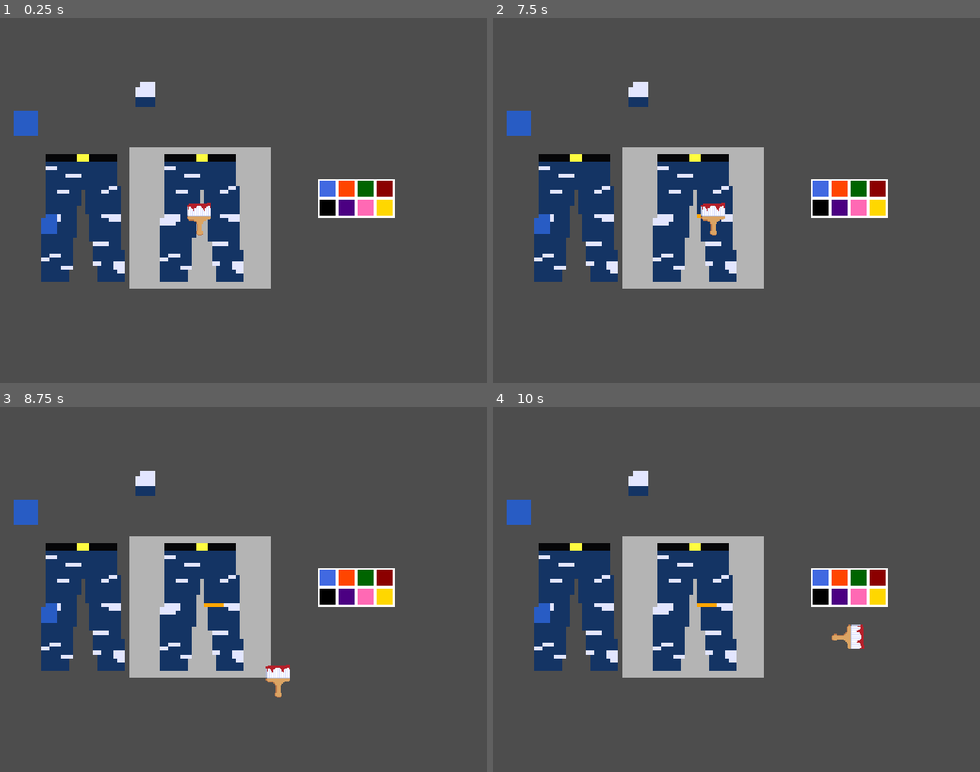
Above: before the commit, frames 1-4 (two rows, left to right).
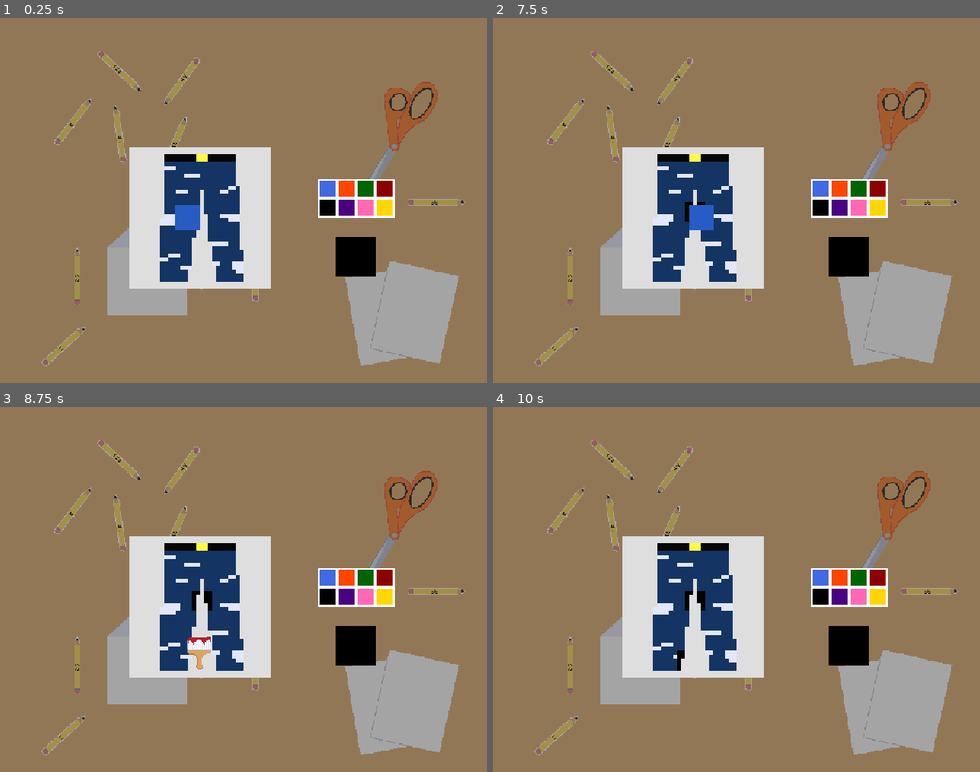
Above: after the commit, the same moments.

Repository: NoelKTheBest/renew-pants
Game: Godot game, scene res://game.tscn
The game is run twice, just before and just after one commit, with the same random seed, the same clock (stepped at 60 frames per second) and the same inputs. Before the commit the project starts from res://test_scene_01.tscn. The engine's default icon, where the game draws it, is replaced by a stand-in: a white triangle on a blue panel in a dark square.
Inputs (mouse positions are in pixels of both pictures, inside the frame that each line leads up to):
- Up to frame 1 (0.25 s): no input
- Up to frame 2 (7.5 s): click (819, 189) at 0.52 s; click (819, 189) at 1.27 s; click (838, 189) at 2.02 s; click (858, 189) at 2.77 s; click (877, 189) at 3.52 s; click (877, 207) at 4.27 s; click (858, 207) at 5.02 s; click (838, 207) at 5.77 s; click (819, 207) at 6.52 s; tap Enter at 7.25 s; hold Right (ui_right) from 7.28 s (still down); tap G (swipe, bound only before the commit) at 7.35 s
- Up to frame 3 (8.75 s): tap F (switch) at 7.55, 8.1 s; release Right (ui_right) at 8.03 s; hold Down (ui_down) from 8.03 s (still down); tap V (change_tool, bound only after the commit) at 8.3 s
- Up to frame 4 (10 s): release Down (ui_down) at 8.78 s; hold Right (ui_right) 8.78-9.53 s; tap V (change_tool, bound only after the commit) at 8.85 s; tap G (swipe, bound only before the commit) at 9.05, 9.6 s; hold Up (ui_up) from 9.53 s (still down); tap F (switch) at 9.8 s

The runs differ from the first frame. In frame 1, 94% of the frame differs, in the area x 0-100%, y 0-100%; in frame 2, 94%; in frame 3, 94%; in frame 4, 94%.

Commit message:
Finish basic game

Diff:
--- a/renew-your-clothes/add_image.gd
+++ /dev/null
@@ -1,62 +0,0 @@
-extends Node2D
-
-@export var width : int
-
-@export var texture : Texture2D:
-	set(value):
-		texture = value
-		queue_redraw()
-
-func _draw():
-	#draw_texture(texture, Vector2())
-	pass
-
-
-# Called when the node enters the scene tree for the first time.
-func _ready() -> void:
-	var image: Image = texture.get_image()
-	#print(image.get_pixelv(Vector2i(0, 0)).a)
-	#print(image.get_pixelv(Vector2i(5, 5)).a)
-	var start_point = Vector2(10,75)
-	var end_point = Vector2(120, 25)
-	var m = (end_point.y - start_point.y) / (end_point.x - start_point.x)
-	var b = start_point.y - m * start_point.x
-
-	var array_main = PackedVector2Array([])
-	for i in range(start_point.x, end_point.x):
-		array_main.append(Vector2i(i, m * i + b))
-
-	for vector in array_main:
-		var randnum = 0.0
-		image.set_pixel(vector.x, vector.y, Color.ORANGE)
-		for i in range(1, width):
-			randnum = 1.0 / i if i > 3 else 1.0
-			if randf() < randnum:
-				if image.get_pixelv(Vector2i(vector.x + i, vector.y)).a == 1:
-					image.set_pixel(vector.x + i, vector.y, Color.ORANGE)
-				if image.get_pixelv(Vector2i(vector.x - i, vector.y)).a == 1:
-					image.set_pixel(vector.x - i, vector.y, Color.ORANGE)
-
-
-	#########################################################################
-	var new_texture = ImageTexture.create_from_image(image)
-	$Sprite2D.texture = new_texture
-
-	var pants : Image = $TatteredPants.texture.get_image()
-	var patch : Image = $ClothingPatch.texture.get_image()
-	patch.convert(Image.FORMAT_RGBA8)
-	var temp_img : Image = Image.create_empty(5, 5, false, Image.FORMAT_RGBA8)
-	var patch_rect = patch.get_used_rect()
-	temp_img.blit_rect(pants, Rect2i(5, 15, 5, 5), Vector2i(0, 0))
-	pants.blit_rect_mask(patch, temp_img, patch_rect, Vector2i(5, 15))
-	var new_pants = ImageTexture.create_from_image(pants)
-	$TatteredPants.texture = new_pants
-	$Sprite2D2.texture = ImageTexture.create_from_image(temp_img)
-
-	var source_image = Image.new()
-	source_image.load("res://icon.svg")
-
-
-# Called every frame. 'delta' is the elapsed time since the previous frame.
-func _process(_delta: float) -> void:
-	pass
--- a/renew-your-clothes/canvas.gd
+++ b/renew-your-clothes/canvas.gd
@@ -8,48 +8,65 @@
 @export var rand_y_shift : int
 
 @onready var brush = $paintbrush
-var paint_color = Color.ROYAL_BLUE
+@onready var patch_tool = $ClothingPatch
+var paint_color : Color = Color.ROYAL_BLUE
+var current_tool = "paint"
 var brush_position
 var canvas_position
 var in_range_x
 var in_range_y
-var x_pos : int = 0
-var y_pos : int = 0
 
 # Called when the node enters the scene tree for the first time.
 func _ready() -> void:
 	brush.position = Vector2i.ZERO
+	patch_tool.position = Vector2i.ZERO
+	current_tool = "patch"
 
 
 # Called every frame. 'delta' is the elapsed time since the previous frame.
 func _process(delta: float) -> void:
-	var new_x
-	var new_y
-	if (brush.position.x > -50 and brush.position.x < 50):
-		in_range_x = true
-	else:
-		in_range_x = false
+	if current_tool == "paint":
+		brush.visible = true
+		patch_tool.visible = false
 
-	if (brush.position.y > -50 and brush.position.y < 50):
-		in_range_y = true
-	else:
-		in_range_y = false
+		var new_x
+		var new_y
+		if (brush.position.x > -50 and brush.position.x < 50):
+			in_range_x = true
+		else:
+			in_range_x = false
 
-	if in_range_x and in_range_y:
-		new_x = ((brush.position.x + 50)/ 32) * 10
-		new_y = ((brush.position.y + 50)/ 32) * 10
-		canvas_position = Vector2i(new_x, new_y)
+		if (brush.position.y > -50 and brush.position.y < 50):
+			in_range_y = true
+		else:
+			in_range_y = false
 
-	# Get numbers from input
-	# Define new axis using is_button_just_pressed()
-	#	Add results from up and down buttons for a new x axis
-	#	Add results from left and right buttons for a new y axis
+		if in_range_x and in_range_y:
+			new_x = ((brush.position.x + 50)/ 32) * 10
+			new_y = ((brush.position.y + 50)/ 32) * 10
+			canvas_position = Vector2i(new_x, new_y)
+			#print(canvas_position)
+	elif current_tool == "patch":
+		brush.visible = false
+		patch_tool.visible = true
 
-	var x_axis = Input.get_axis("ui_up", "ui_down")
-	var y_axis = Input.get_axis("ui_left", "ui_right")
-	x_pos = x_pos + x_axis
-	y_pos = y_pos + y_axis
-	print(x_pos, y_pos)
+		var new_x
+		var new_y
+		if (patch_tool.position.x > -50 and patch_tool.position.x < 50):
+			in_range_x = true
+		else:
+			in_range_x = false
+
+		if (patch_tool.position.y > -50 and patch_tool.position.y < 50):
+			in_range_y = true
+		else:
+			in_range_y = false
+
+		if in_range_x and in_range_y:
+			new_x = ((patch_tool.position.x + 50)/ 32) * 10
+			new_y = ((patch_tool.position.y + 50)/ 32) * 10
+			canvas_position = Vector2i(new_x, new_y)
+			#print(canvas_position)
 
 
 func paint_clothes(brush_is_horizontal: bool) -> void:
@@ -75,8 +92,8 @@
 	end_point.x = clampi(end_point.x, 0, 32)
 	end_point.y = clampi(end_point.y, 0, 32)
 
-	print("start: " + str(start_point))
-	print("end: " + str(end_point))
+	#print("start: " + str(start_point))
+	#print("end: " + str(end_point))
 	var m = (end_point.y - start_point.y) / (end_point.x - start_point.x)
 	var b = start_point.y - m * start_point.x
 
@@ -85,41 +102,41 @@
 		array_main.append(Vector2i(i, m * i + b))
 
 	for vector in array_main:
-		var randnum = 0.0
-		image.set_pixel(vector.x, vector.y, Color.ORANGE)
+		#var randnum = 0.0
+		var mpa = image.get_pixelv(Vector2i(vector.x, vector.y)).a
+		if mpa == 1:
+			image.set_pixel(vector.x, vector.y, paint_color)
 		for i in range(1, width):
-			randnum = 1.0 / i if i > 3 else 1.0
-			if randf() < randnum:
-				if image.get_pixelv(Vector2i(vector.x + i, vector.y)).a == 1:
-					image.set_pixel(vector.x + i, vector.y, Color.ORANGE)
-				if image.get_pixelv(Vector2i(vector.x - i, vector.y)).a == 1:
-					image.set_pixel(vector.x - i, vector.y, Color.ORANGE)
+			#randnum = 1.0 / i if i > 3 else 1.0
+			#if randf() < randnum:
+			var rpa = image.get_pixelv(Vector2i(vector.x + i, vector.y)).a
+			var lpa = image.get_pixelv(Vector2i(vector.x - i, vector.y)).a
+
+			if rpa == 1:
+				image.set_pixel(vector.x + i, vector.y, paint_color)
+			if lpa == 1:
+				image.set_pixel(vector.x - i, vector.y, paint_color)
 
 	$ClothingBench.texture = ImageTexture.create_from_image(image)
 
 
 func patch_clothes() -> void:
 
-	# Get numbers from input
-	var x_axis = Input.get_axis("ui_up", "ui_down")
-	var y_axis = Input.get_axis("ui_left", "ui_right")
-	x_pos = x_pos + x_axis
-	y_pos = y_pos + y_axis
-	print(x_pos, y_pos)
-
+	var c_pos = Vector2i(canvas_position.x - 2.5, canvas_position.y - 2.5)
 	# Get image from texture on sprite
 	var clothes : Image = $ClothingBench.texture.get_image()
 
 	# Get image from patch texture on sprite
-	var patch : Image = $ClothingPatch.texture.get_image()
-	patch.convert(Image.FORMAT_RGBA8)
+	var patch_image : Image = patch_tool.texture.get_image()
+	#var patch : Image = $ClothingPatch.texture.get_image()
+	patch_image.fill(paint_color)
+	patch_image.convert(Image.FORMAT_RGBA8)
 
 	# Get temp image for patch image mask
 	var temp_img : Image = Image.create_empty(5, 5, false, Image.FORMAT_RGBA8)
-	var patch_rect = patch.get_used_rect()
+	var patch_rect = patch_image.get_used_rect()
 
-	temp_img.blit_rect(clothes, Rect2i(5, 15, 5, 5), Vector2i(0, 0))
-	clothes.blit_rect_mask(patch, temp_img, patch_rect, Vector2i(5, 15))
+	temp_img.blit_rect(clothes, Rect2i(c_pos.x, c_pos.y, 5, 5), Vector2i(0, 0))
+	clothes.blit_rect_mask(patch_image, temp_img, patch_rect, Vector2i(c_pos.x, c_pos.y))
 	var new_clothes = ImageTexture.create_from_image(clothes)
-	$TatteredPants.texture = new_clothes
-	$Sprite2D2.texture = ImageTexture.create_from_image(temp_img)
+	$ClothingBench.texture = new_clothes
--- a/renew-your-clothes/color_palette.gd
+++ b/renew-your-clothes/color_palette.gd
@@ -1,15 +1,35 @@
 extends Node2D
 
-
-# Called when the node enters the scene tree for the first time.
-func _ready() -> void:
-	pass # Replace with function body.
+var current_color : Color
 
 
-# Called every frame. 'delta' is the elapsed time since the previous frame.
-func _process(delta: float) -> void:
-	pass
+func _on_royalblue_pressed() -> void:
+	current_color = Color.ROYAL_BLUE
 
 
-func _on_button_pressed() -> void:
-	print("i was pressed :>")
+func _on_orangered_pressed() -> void:
+	current_color = Color.ORANGE_RED
+
+
+func _on_darkgreen_pressed() -> void:
+	current_color = Color.DARK_GREEN
+
+
+func _on_darkred_pressed() -> void:
+	current_color = Color.DARK_RED
+
+
+func _on_gold_pressed() -> void:
+	current_color = Color.GOLD
+
+
+func _on_hotpink_pressed() -> void:
+	current_color = Color.HOT_PINK
+
+
+func _on_indigo_pressed() -> void:
+	current_color = Color.INDIGO
+
+
+func _on_black_pressed() -> void:
+	current_color = Color.BLACK
--- a/renew-your-clothes/game.gd
+++ b/renew-your-clothes/game.gd
@@ -2,6 +2,9 @@
 
 @onready var canvas = $Canvas
 @onready var paintbrush = $Canvas/paintbrush
+@onready var patch_tool = $Canvas/ClothingPatch
+@onready var palette = $palette
+@onready var color_indicator = $ColorRect
 
 # Called when the node enters the scene tree for the first time.
 func _ready() -> void:
@@ -10,17 +13,33 @@
 
 # Called every frame. 'delta' is the elapsed time since the previous frame.
 func _process(delta: float) -> void:
-	if Input.is_action_just_pressed("switch"):
-		paintbrush.is_horizontal = !paintbrush.is_horizontal
+	canvas.paint_color = palette.current_color
+	color_indicator.color = palette.current_color
 
-	if Input.is_action_just_pressed("swipe"):
-		paintbrush.swipe()
-		canvas.paint_clothes(paintbrush.is_horizontal)
+	if Input.is_action_just_pressed("change_tool"):
+		if canvas.current_tool == "paint": canvas.current_tool = "patch"
+		elif canvas.current_tool == "patch": canvas.current_tool = "paint"
+		print(canvas.current_tool)
 
+	if canvas.current_tool == "paint":
+		if Input.is_action_just_pressed("switch"):
+			paintbrush.is_horizontal = !paintbrush.is_horizontal
 
-	var y_direction = Input.get_axis("ui_up", "ui_down")
-	var x_direction = Input.get_axis("ui_left", "ui_right")
-	paintbrush.move_local_y(y_direction * 1.75)
-	paintbrush.move_local_x(x_direction * 1.75)
+		if Input.is_action_just_pressed("tool_action"):
+			paintbrush.swipe()
+			canvas.paint_clothes(paintbrush.is_horizontal)
+
+		var y_direction = Input.get_axis("ui_up", "ui_down")
+		var x_direction = Input.get_axis("ui_left", "ui_right")
+		paintbrush.move_local_y(y_direction * 1.75)
+		paintbrush.move_local_x(x_direction * 1.75)
+	elif canvas.current_tool == "patch":
+		if Input.is_action_just_pressed("tool_action"):
+			canvas.patch_clothes()
+
+		var y_direction = Input.get_axis("ui_up", "ui_down")
+		var x_direction = Input.get_axis("ui_left", "ui_right")
+		patch_tool.move_local_y(y_direction * 1.75)
+		patch_tool.move_local_x(x_direction * 1.75)
 
 	#print("x: " + str(x_direction) + "; y: " + str(y_direction))
--- /dev/null
+++ b/renew-your-clothes/game.tscn
@@ -0,0 +1,54 @@
+[gd_scene load_steps=9 format=3 uid="uid://d1yibdcqgy8ae"]
+
+[ext_resource type="Script" path="res://game.gd" id="1_n5i33"]
+[ext_resource type="Texture2D" uid="uid://3lyml8latkoi" path="res://workbench.png" id="2_7ln7d"]
+[ext_resource type="Script" path="res://canvas.gd" id="3_bdtk3"]
+[ext_resource type="Texture2D" uid="uid://vgduyd0sokkq" path="res://white square.png" id="4_b7j3a"]
+[ext_resource type="Texture2D" uid="uid://bieovtd602xix" path="res://tattered_pants.png" id="5_lc2pw"]
+[ext_resource type="PackedScene" uid="uid://c8wfy2ulaigeu" path="res://paintbrush.tscn" id="6_1lvcp"]
+[ext_resource type="Texture2D" uid="uid://ereidluiomwv" path="res://clothing patch.png" id="7_djkay"]
+[ext_resource type="PackedScene" uid="uid://de7g1duyubpw7" path="res://palette.tscn" id="8_ftkji"]
+
+[node name="Game" type="Node2D"]
+script = ExtResource("1_n5i33")
+
+[node name="Workbench" type="Sprite2D" parent="."]
+modulate = Color(1, 1, 1, 0.490196)
+position = Vector2(246, 185)
+scale = Vector2(0.77, 0.77)
+texture = ExtResource("2_7ln7d")
+
+[node name="Canvas" type="Node2D" parent="."]
+position = Vector2(200, 200)
+script = ExtResource("3_bdtk3")
+width = 2
+stroke_length = 5
+rand_x_shift = 5
+rand_y_shift = 5
+
+[node name="BG" type="Sprite2D" parent="Canvas"]
+modulate = Color(0.87, 0.87, 0.87, 1)
+scale = Vector2(8.84, 8.84)
+texture = ExtResource("4_b7j3a")
+metadata/_edit_group_ = true
+
+[node name="ClothingBench" type="Sprite2D" parent="Canvas"]
+scale = Vector2(4, 4)
+texture = ExtResource("5_lc2pw")
+
+[node name="paintbrush" parent="Canvas" instance=ExtResource("6_1lvcp")]
+position = Vector2(-31.28, -30)
+
+[node name="ClothingPatch" type="Sprite2D" parent="Canvas"]
+scale = Vector2(5, 5)
+texture = ExtResource("7_djkay")
+offset = Vector2(-2.5, 0)
+
+[node name="palette" parent="." instance=ExtResource("8_ftkji")]
+position = Vector2(317.72, 161)
+
+[node name="ColorRect" type="ColorRect" parent="."]
+offset_left = 336.0
+offset_top = 219.0
+offset_right = 376.0
+offset_bottom = 259.0
--- a/renew-your-clothes/palette.tscn
+++ b/renew-your-clothes/palette.tscn
@@ -11,59 +11,115 @@
 scale = Vector2(4.8125, 2.4375)
 texture = ExtResource("2_fsg70")
 
-[node name="Sprite2D" type="Sprite2D" parent="BG"]
+[node name="RoyalBlue" type="Sprite2D" parent="BG"]
 modulate = Color(0.254902, 0.411765, 0.882353, 1)
 position = Vector2(-5.92208, -3.89744)
 scale = Vector2(0.207792, 0.410256)
 texture = ExtResource("2_fsg70")
 
-[node name="Button" type="Button" parent="BG/Sprite2D"]
+[node name="royalblue" type="Button" parent="BG/RoyalBlue"]
 visibility_layer = 0
 offset_left = -8.0
 offset_top = -8.0
 offset_right = 8.0
 offset_bottom = 8.0
 
-[node name="Sprite2D2" type="Sprite2D" parent="BG"]
+[node name="OrangeRed" type="Sprite2D" parent="BG"]
 modulate = Color(1, 0.270588, 0, 1)
 position = Vector2(-1.97403, -3.89744)
 scale = Vector2(0.207792, 0.410256)
 texture = ExtResource("2_fsg70")
 
-[node name="Sprite2D3" type="Sprite2D" parent="BG"]
+[node name="orangered" type="Button" parent="BG/OrangeRed"]
+visibility_layer = 0
+offset_left = -8.0
+offset_top = -8.0
+offset_right = 8.0
+offset_bottom = 8.0
+
+[node name="DarkGreen" type="Sprite2D" parent="BG"]
 modulate = Color(0, 0.392157, 0, 1)
 position = Vector2(1.97403, -3.89744)
 scale = Vector2(0.207792, 0.410256)
 texture = ExtResource("2_fsg70")
 
-[node name="Sprite2D4" type="Sprite2D" parent="BG"]
+[node name="darkgreen" type="Button" parent="BG/DarkGreen"]
+visibility_layer = 0
+offset_left = -8.0
+offset_top = -8.0
+offset_right = 8.0
+offset_bottom = 8.0
+
+[node name="DarkRed" type="Sprite2D" parent="BG"]
 modulate = Color(0.545098, 0, 0, 1)
 position = Vector2(5.92208, -3.89744)
 scale = Vector2(0.207792, 0.410256)
 texture = ExtResource("2_fsg70")
 
-[node name="Sprite2D5" type="Sprite2D" parent="BG"]
+[node name="darkred" type="Button" parent="BG/DarkRed"]
+visibility_layer = 0
+offset_left = -8.0
+offset_top = -8.0
+offset_right = 8.0
+offset_bottom = 8.0
+
+[node name="Gold" type="Sprite2D" parent="BG"]
 modulate = Color(1, 0.843137, 0, 1)
 position = Vector2(5.92208, 3.89743)
 scale = Vector2(0.207792, 0.410256)
 texture = ExtResource("2_fsg70")
 
-[node name="Sprite2D6" type="Sprite2D" parent="BG"]
+[node name="gold" type="Button" parent="BG/Gold"]
+visibility_layer = 0
+offset_left = -8.0
+offset_top = -8.0
+offset_right = 8.0
+offset_bottom = 8.0
+
+[node name="HotPink" type="Sprite2D" parent="BG"]
 modulate = Color(1, 0.411765, 0.705882, 1)
 position = Vector2(1.97403, 3.89743)
 scale = Vector2(0.207792, 0.410256)
 texture = ExtResource("2_fsg70")
 
-[node name="Sprite2D7" type="Sprite2D" parent="BG"]
+[node name="hotpink" type="Button" parent="BG/HotPink"]
+visibility_layer = 0
+offset_left = -8.0
+offset_top = -8.0
+offset_right = 8.0
+offset_bottom = 8.0
+
+[node name="Indigo" type="Sprite2D" parent="BG"]
 modulate = Color(0.294118, 0, 0.509804, 1)
 position = Vector2(-1.97403, 3.89743)
 scale = Vector2(0.207792, 0.410256)
 texture = ExtResource("2_fsg70")
 
-[node name="Sprite2D8" type="Sprite2D" parent="BG"]
+[node name="indigo" type="Button" parent="BG/Indigo"]
+visibility_layer = 0
+offset_left = -8.0
+offset_top = -8.0
+offset_right = 8.0
+offset_bottom = 8.0
+
+[node name="Black" type="Sprite2D" parent="BG"]
 modulate = Color(0, 0, 0, 1)
 position = Vector2(-5.92208, 3.89743)
 scale = Vector2(0.207792, 0.410256)
 texture = ExtResource("2_fsg70")
 
-[connection signal="pressed" from="BG/Sprite2D/Button" to="." method="_on_button_pressed"]
+[node name="black" type="Button" parent="BG/Black"]
+visibility_layer = 0
+offset_left = -8.0
+offset_top = -8.0
+offset_right = 8.0
+offset_bottom = 8.0
+
+[connection signal="pressed" from="BG/RoyalBlue/royalblue" to="." method="_on_royalblue_pressed"]
+[connection signal="pressed" from="BG/OrangeRed/orangered" to="." method="_on_orangered_pressed"]
+[connection signal="pressed" from="BG/DarkGreen/darkgreen" to="." method="_on_darkgreen_pressed"]
+[connection signal="pressed" from="BG/DarkRed/darkred" to="." method="_on_darkred_pressed"]
+[connection signal="pressed" from="BG/Gold/gold" to="." method="_on_gold_pressed"]
+[connection signal="pressed" from="BG/HotPink/hotpink" to="." method="_on_hotpink_pressed"]
+[connection signal="pressed" from="BG/Indigo/indigo" to="." method="_on_indigo_pressed"]
+[connection signal="pressed" from="BG/Black/black" to="." method="_on_black_pressed"]
--- a/renew-your-clothes/project.godot
+++ b/renew-your-clothes/project.godot
@@ -11,7 +11,7 @@
 [application]
 
 config/name="renew your clothes"
-run/main_scene="res://test_scene_01.tscn"
+run/main_scene="res://game.tscn"
 config/features=PackedStringArray("4.3", "GL Compatibility")
 config/icon="res://icon.svg"
 
@@ -29,9 +29,29 @@
 "events": [Object(InputEventKey,"resource_local_to_scene":false,"resource_name":"","device":-1,"window_id":0,"alt_press …(192 unchanged characters)…
 ]
 }
-swipe={
+tool_action={
 "deadzone": 0.5,
 "events": [Object(InputEventKey,"resource_local_to_scene":false,"resource_name":"","device":-1,"window_id":0,"alt_press …(192 unchanged characters)…
+]
+}
+change_tool={
+"deadzone": 0.5,
+"events": [Object(InputEventKey,"resource_local_to_scene":false,"resource_name":"","device":-1,"window_id":0,"alt_pressed":false,"shift_pressed":false,"ctrl_pressed":false,"meta_pressed":false,"pressed":false,"keycode":0,"physical_keycode":86,"key_label":0,"unicode":118,"location":0,"echo":false,"script":null)
+]
+}
+save={
+"deadzone": 0.5,
+"events": [Object(InputEventMouseButton,"resource_local_to_scene":false,"resource_name":"","device":-1,"window_id":0,"alt_pressed":false,"shift_pressed":false,"ctrl_pressed":false,"meta_pressed":false,"button_mask":2,"position":Vector2(183, 19),"global_position":Vector2(192, 65),"factor":1.0,"button_index":2,"canceled":false,"pressed":true,"double_click":false,"script":null)
+]
+}
+change_clothes={
+"deadzone": 0.5,
+"events": [Object(InputEventKey,"resource_local_to_scene":false,"resource_name":"","device":-1,"window_id":0,"alt_pressed":false,"shift_pressed":false,"ctrl_pressed":false,"meta_pressed":false,"pressed":false,"keycode":0,"physical_keycode":67,"key_label":0,"unicode":99,"location":0,"echo":false,"script":null)
+]
+}
+quit_game={
+"deadzone": 0.5,
+"events": [Object(InputEventKey,"resource_local_to_scene":false,"resource_name":"","device":-1,"window_id":0,"alt_pressed":false,"shift_pressed":false,"ctrl_pressed":false,"meta_pressed":false,"pressed":false,"keycode":0,"physical_keycode":81,"key_label":0,"unicode":113,"location":0,"echo":false,"script":null)
 ]
 }
 
--- a/renew-your-clothes/test_scene_01.tscn
+++ /dev/null
@@ -1,63 +0,0 @@
-[gd_scene load_steps=10 format=3 uid="uid://d1yibdcqgy8ae"]
-
-[ext_resource type="Script" path="res://game.gd" id="1_lqeuq"]
-[ext_resource type="PackedScene" uid="uid://c8wfy2ulaigeu" path="res://paintbrush.tscn" id="1_po3dl"]
-[ext_resource type="Script" path="res://add_image.gd" id="1_popo1"]
-[ext_resource type="Texture2D" uid="uid://coqly5a1p1i7n" path="res://icon.svg" id="2_mq7rv"]
-[ext_resource type="Texture2D" uid="uid://bieovtd602xix" path="res://tattered_pants.png" id="3_6lb16"]
-[ext_resource type="Texture2D" uid="uid://vgduyd0sokkq" path="res://white square.png" id="3_kl7rx"]
-[ext_resource type="Texture2D" uid="uid://ereidluiomwv" path="res://clothing patch.png" id="4_1bpho"]
-[ext_resource type="Script" path="res://canvas.gd" id="6_g0m38"]
-[ext_resource type="PackedScene" uid="uid://de7g1duyubpw7" path="res://palette.tscn" id="8_fetnb"]
-
-[node name="Game" type="Node2D"]
-script = ExtResource("1_lqeuq")
-
-[node name="Canvas" type="Node2D" parent="."]
-position = Vector2(200, 200)
-script = ExtResource("6_g0m38")
-stroke_length = 5
-rand_x_shift = 5
-rand_y_shift = 5
-
-[node name="BG" type="Sprite2D" parent="Canvas"]
-modulate = Color(1, 1, 1, 0.580392)
-scale = Vector2(8.84, 8.84)
-texture = ExtResource("3_kl7rx")
-metadata/_edit_group_ = true
-
-[node name="ClothingBench" type="Sprite2D" parent="Canvas"]
-scale = Vector2(4, 4)
-texture = ExtResource("3_6lb16")
-
-[node name="paintbrush" parent="Canvas" instance=ExtResource("1_po3dl")]
-position = Vector2(-31.28, -30)
-
-[node name="Node2D" type="Node2D" parent="."]
-script = ExtResource("1_popo1")
-width = 9
-texture = ExtResource("2_mq7rv")
-
-[node name="ClothingPatch" type="Sprite2D" parent="Node2D"]
-position = Vector2(26, 106)
-scale = Vector2(5, 5)
-texture = ExtResource("4_1bpho")
-
-[node name="Sprite2D" type="Sprite2D" parent="Node2D"]
-visible = false
-position = Vector2(193.72, 197)
-
-[node name="TatteredPants" type="Sprite2D" parent="Node2D"]
-position = Vector2(80.72, 200)
-scale = Vector2(4, 4)
-texture = ExtResource("3_6lb16")
-
-[node name="Sprite2D2" type="Sprite2D" parent="Node2D"]
-position = Vector2(142.72, 77)
-scale = Vector2(5, 5)
-
-[node name="Sprite2D3" type="Sprite2D" parent="Node2D"]
-position = Vector2(211.1, 77)
-
-[node name="palette" parent="." instance=ExtResource("8_fetnb")]
-position = Vector2(317.72, 161)
Binary file added: renew-your-clothes/dirty_white_shirt.png
Not shown, added: renew-your-clothes/dirty_white_shirt.png.import
Binary file added: renew-your-clothes/workbench.png
Not shown, added: renew-your-clothes/workbench.png.import
